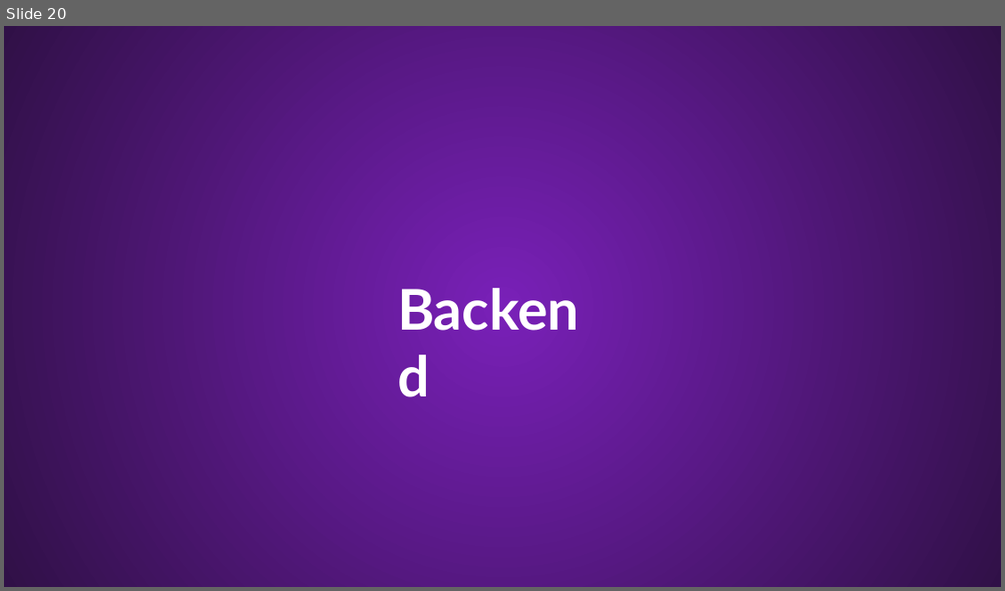
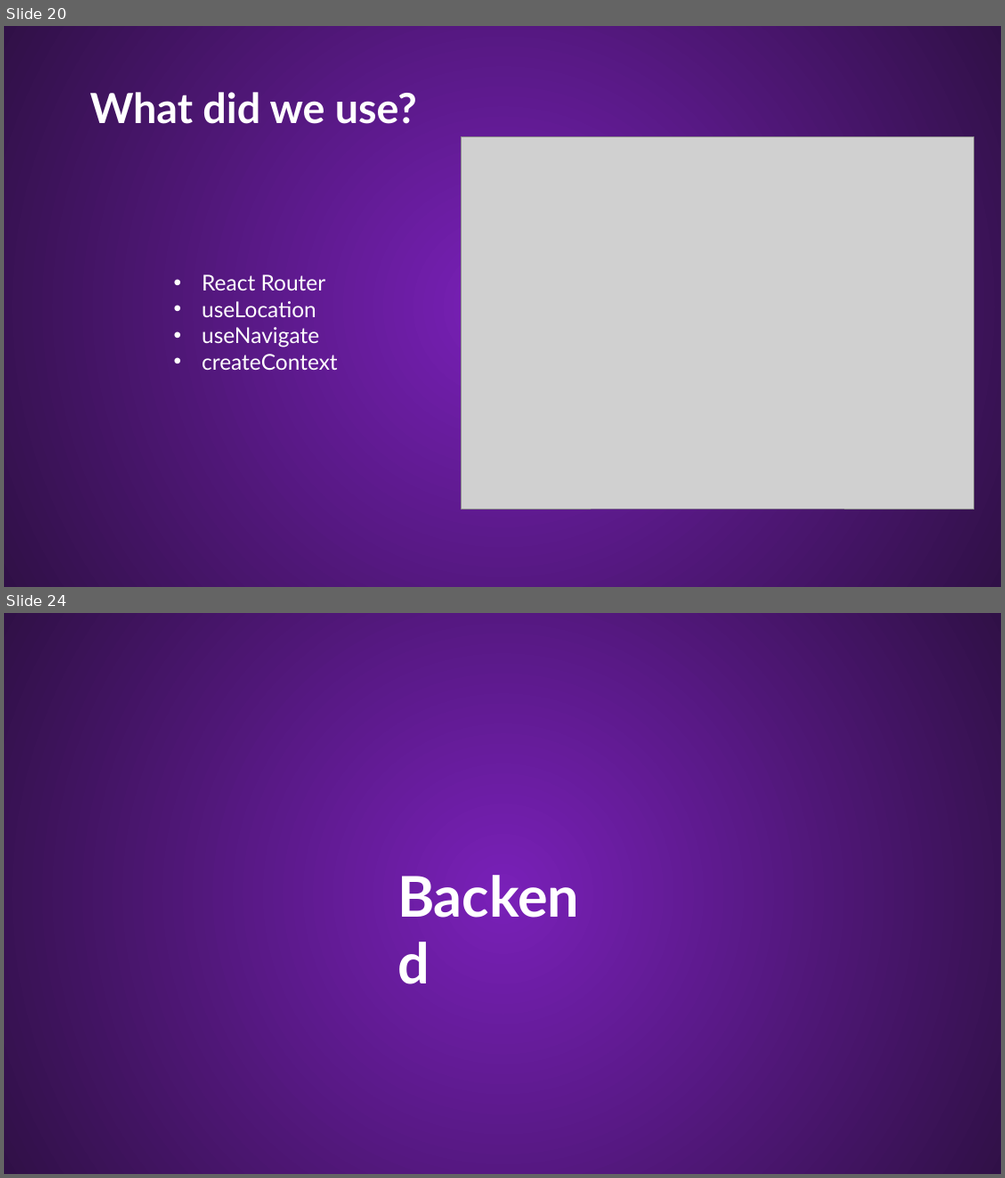
Before and after one commit to Palacsinta002/LMS, a slide deck: Presentation/LMS Presentation.pptx. Shown one above the other, each under a label of ours: slide 20 before the commit, slides 20 and 24 after it; the slides between them are not shown. The pictures are 1005x591 and 1005x1178 pixels, drawn with LibreOffice and Linux fonts; fonts in the diff are those of the drawing; grey boxes stand for pictures; background and template pictures are left out. Boxes give left, top, right and bottom in pixels: in the first picture for what was removed or moved away, otherwise in the second. Text is boxed around its words. In the diff, an @@ line names an element or a change of style, - is before the commit and + after.

```diff
--- a/Presentation/LMS Presentation.pptx
+++ b/Presentation/LMS Presentation.pptx
@@ slide 20 added at (4,26,1001,587), background #54167F; not listed: 1 template element that a slide beside it also shows @@
@@ text added at (90,92,417,124), 40 pt, text #FFFFFF, bold @@
+What did we use?
@@ picture added at (461,136,974,508) @@
@@ text added at (202,274,338,370), 21 pt, text #FFFFFF @@
+• React Router
+• useLocation
+• useNavigate
+• createContext
@@ what was slide 20 is now slide 24 @@
```
Also in this commit, not shown: 7 slides changed, 4 other slides added, 1 slide removed.
